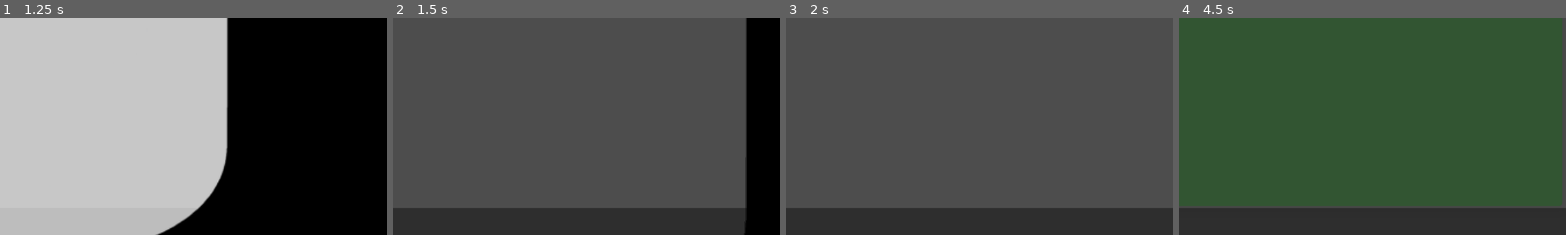
Above: before the commit, frames 1-4 (left to right).
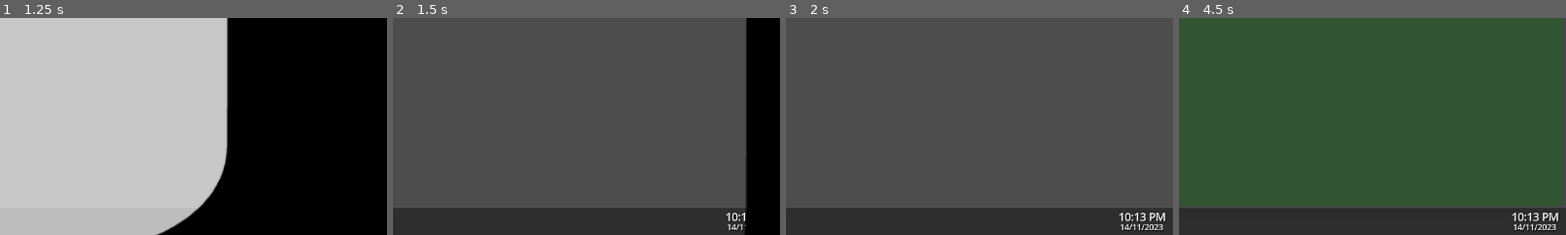
Above: after the commit, the same moments.

Repository: popcar2/GodotOS
Game: Godot game, scene res://Scenes/Main/MainScene.tscn
Two runs of this game, one before a commit and one after it. Both use one fixed random seed, a clock stepped at 60 frames per second and the inputs below.
Inputs (mouse positions are % of the whole screen's width and height, from its top left):
- Up to frame 1 (1.25 s): tap Enter (ui_accept) at 0.5 s; drag from (50, 47) to (60, 28) at 0.52 s
- Up to frame 2 (1.5 s): drag from (4, 10) to (45, 70) at 1.27 s
- Up to frame 3 (2 s): no input
- Up to frame 4 (4.5 s): tap Enter (ui_accept) at 2, 3.5 s; move the mouse to (4, 29) at 2.02 s; hold A (move_left) 2.03-2.75 s; hold Delete (delete) 2.03-2.75 s; click (4, 29) at 2.17 s; click "-" at 2.75 s; drag from (6, 97) to (20, 35) at 3.52 s; click (68, 29) at 4.25 s
The pictures show only the part of the screen within x 50-100%, y 50-100%; the shares and areas given below are measured in that part.

Frame 1 is identical in both runs. In frame 2, 0.2% of the frame differs, in the area x 85-92%, y 89-99%; in frame 3, 0.5%, in the area x 85-98%, y 89-99%; in frame 4, 0.5%.

Commit message:
Add time and date to taskbar

Diff:
--- a/Scenes/Autoloads/Default Values/default_values.gd
+++ b/Scenes/Autoloads/Default Values/default_values.gd
@@ -7,6 +7,10 @@
 
 func _ready():
 	DisplayServer.window_set_min_size(Vector2i(600, 525))
+
+	if wallpaper == null or background_color_rect == null:
+		printerr("default_values.gd: Couldn't find wallpaper (are you debugging a scene?)")
+		return
 
 	if FileAccess.file_exists("user://user_preferences.txt"):
 		load_state()
--- a/Scenes/Taskbar/taskbar.tscn
+++ b/Scenes/Taskbar/taskbar.tscn
@@ -6,6 +6,7 @@
 [ext_resource type="Script" path="res://Scenes/Taskbar/power_button.gd" id="4_cnyss"]
 [ext_resource type="Texture2D" uid="uid://cwnaaut64gd15" path="res://Art/Icons/cog.png" id="5_srcnq"]
 [ext_resource type="Script" path="res://Scenes/Taskbar/settings_button.gd" id="6_38i4x"]
+[ext_resource type="Script" path="res://Scenes/Taskbar/taskbar_time.gd" id="7_2yhho"]
 
 [sub_resource type="StyleBoxFlat" id="StyleBoxFlat_mxh1o"]
 bg_color = Color(0.1, 0.1, 0.1, 0.6)
@@ -140,6 +141,7 @@
 anchor_right = 1.0
 anchor_bottom = 1.0
 offset_left = 48.0
+offset_right = -94.0
 grow_horizontal = 2
 grow_vertical = 2
 
@@ -147,6 +149,56 @@
 layout_mode = 2
 size_flags_horizontal = 3
 size_flags_vertical = 3
+
+[node name="TimeAndDate" type="Control" parent="."]
+layout_mode = 1
+anchors_preset = 6
+anchor_left = 1.0
+anchor_top = 0.5
+anchor_right = 1.0
+anchor_bottom = 0.5
+offset_left = -92.0
+offset_top = -20.0
+offset_bottom = 20.0
+grow_horizontal = 0
+grow_vertical = 2
+script = ExtResource("7_2yhho")
+
+[node name="TimeText" type="RichTextLabel" parent="TimeAndDate"]
+layout_mode = 1
+anchors_preset = 15
+anchor_right = 1.0
+anchor_bottom = 1.0
+offset_top = 2.0
+offset_bottom = 2.0
+grow_horizontal = 2
+grow_vertical = 2
+theme_override_colors/font_shadow_color = Color(0, 0, 0, 1)
+theme_override_colors/font_outline_color = Color(0, 0, 0, 1)
+theme_override_constants/shadow_offset_x = 1
+theme_override_constants/shadow_offset_y = 1
+bbcode_enabled = true
+text = "[center]22:22 PM"
+
+[node name="DateText" type="RichTextLabel" parent="TimeAndDate"]
+layout_mode = 1
+anchors_preset = 15
+anchor_right = 1.0
+anchor_bottom = 1.0
+offset_top = 20.0
+grow_horizontal = 2
+grow_vertical = 2
+theme_override_colors/font_shadow_color = Color(0, 0, 0, 1)
+theme_override_colors/font_outline_color = Color(0, 0, 0, 1)
+theme_override_constants/shadow_offset_x = 1
+theme_override_constants/shadow_offset_y = 1
+theme_override_font_sizes/normal_font_size = 12
+bbcode_enabled = true
+text = "[center]69/69/2024"
+
+[node name="Timer" type="Timer" parent="TimeAndDate"]
+wait_time = 10.0
+autostart = true
 
 [connection signal="mouse_entered" from="Start Button" to="Start Button" method="_on_mouse_entered"]
 [connection signal="mouse_exited" from="Start Button" to="Start Button" method="_on_mouse_exited"]
@@ -154,3 +206,4 @@
 [connection signal="mouse_exited" from="Start Menu" to="Start Button" method="_on_start_menu_mouse_exited"]
 [connection signal="pressed" from="Start Menu/Power Button" to="Start Menu/Power Button" method="_on_pressed"]
 [connection signal="pressed" from="Start Menu/Settings Button" to="Start Menu/Settings Button" method="_on_pressed"]
+[connection signal="timeout" from="TimeAndDate/Timer" to="TimeAndDate" method="_on_timer_timeout"]
--- /dev/null
+++ b/Scenes/Taskbar/taskbar_time.gd
@@ -0,0 +1,19 @@
+extends Control
+
+func _ready():
+	update_time()
+
+func update_time():
+	var date_dict: Dictionary = Time.get_datetime_dict_from_system()
+	var suffix: String
+	if date_dict.hour >= 12:
+		date_dict.hour -= 12
+		suffix = "PM"
+	else:
+		suffix = "AM"
+
+	$TimeText.text = "[center]%02d:%02d %s" % [date_dict.hour, date_dict.minute, suffix]
+	$DateText.text = "[center]%02d/%02d/%d" % [date_dict.day, date_dict.month, date_dict.year]
+
+func _on_timer_timeout():
+	update_time()
Not shown: 1 places in Scenes/Taskbar/taskbar.tscn that only renumber resources
